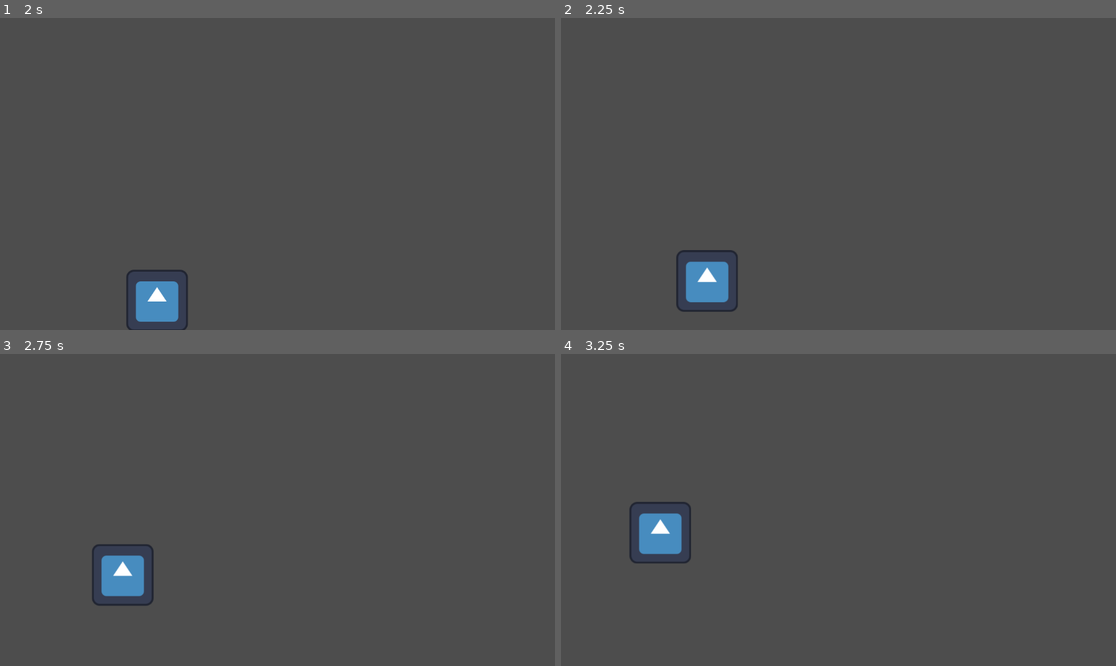
Above: before the commit, frames 1-4 (two rows, left to right).
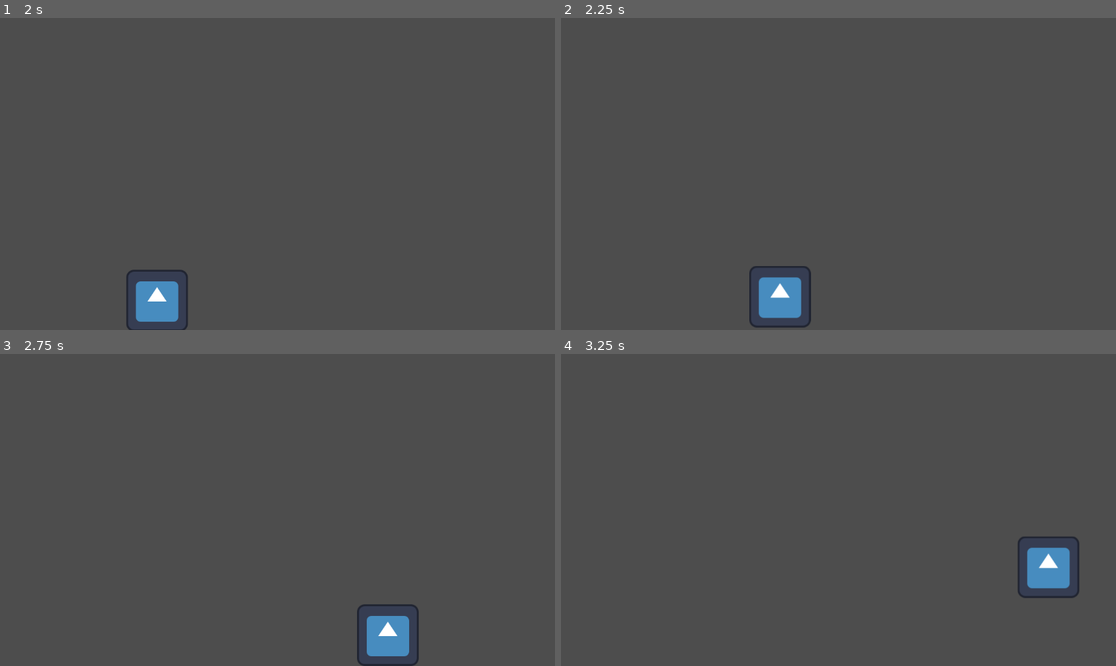
Above: after the commit, the same moments.

Repository: tj-santana/dj_prototype
Game: Godot game, scene res://assets/fight/fight.tscn
Same seed, same stepped clock (60 frames per second), same inputs: the game is played once before the commit and once after it. This scene is started directly instead of the project's main scene. The engine's default icon, where the game draws it, is replaced by a stand-in: a white triangle on a blue panel in a dark square.
Inputs (mouse positions are in pixels of both pictures, inside the frame that each line leads up to):
- Up to frame 1 (2 s): move the mouse to (399, 158) at 0.52 s; hold Right (move_right) from 0.53 s (still down); click (399, 158) at 0.6 s; tap Space (jump) at 0.77, 1.52 s; move the mouse to (166, 189) at 1.27 s; click (166, 189) at 1.35 s
- Up to frame 2 (2.25 s): tap Enter at 2 s; move the mouse to (894, 105) at 2.02 s; release Right (move_right) at 2.03 s; hold Left (move_left) from 2.03 s (still down); click (894, 105) at 2.1 s
- Up to frame 3 (2.75 s): keep holding Left (move_left)
- Up to frame 4 (3.25 s): move the mouse to (810, 572) at 2.77 s; release Left (move_left) at 2.78 s; hold Right (move_right) from 2.78 s (still down); click (810, 572) at 2.85 s; tap Space (jump) at 3.02 s

Frame 1 is identical in both runs. In frame 2, 2.6% of the frame differs, in the area x 20-46%, y 74-100%; in frame 3, 2.5%; in frame 4, 2.6%.
Error before the commit: Invalid call. Nonexistent function 'set_invincible' in base 'Area2D (HurtboxComponent)'. (res://src/boss_state_attack.gd:20)
Error after the commit: Invalid access to property or key 'on_player_health_changed' on a base object of type 'Node (signal_bus.gd)'. (res://src/player.gd:46)

Commit message:
feat: player light attack

Diff:
--- a/assets/player/player.tscn
+++ b/assets/player/player.tscn
@@ -1,31 +1,97 @@
-[gd_scene load_steps=11 format=3 uid="uid://bx1imjkaglqrh"]
+[gd_scene load_steps=19 format=3 uid="uid://bx1imjkaglqrh"]
 
 [ext_resource type="Script" uid="uid://cd55x145elyua" path="res://src/player.gd" id="1_d5dr7"]
 [ext_resource type="Script" uid="uid://b4fxwm2xv38nw" path="res://src/state_machine.gd" id="1_v2miy"]
+[ext_resource type="Script" uid="uid://epblsx3i6y5v" path="res://src/hitbox_component.gd" id="2_op4fd"]
 [ext_resource type="Script" uid="uid://ci58kgd08du0r" path="res://src/player_state_idle.gd" id="2_ouxva"]
 [ext_resource type="Texture2D" uid="uid://4q335xxs2p" path="res://assets/icon.svg" id="2_toylo"]
 [ext_resource type="Script" uid="uid://uj21po675lwv" path="res://src/player_state_walk.gd" id="3_d5dr7"]
 [ext_resource type="Script" uid="uid://bvvgkev5qvyjv" path="res://src/hurtbox_component.gd" id="3_kwvpd"]
+[ext_resource type="Script" uid="uid://dof5pd4m1eyvl" path="res://src/attack.gd" id="3_m2mll"]
 [ext_resource type="Script" uid="uid://ce16e6y477g65" path="res://src/health_component.gd" id="4_op4fd"]
 [ext_resource type="Script" uid="uid://cqur7mymd1m58" path="res://src/player_state_jump.gd" id="6_toylo"]
 
 [sub_resource type="RectangleShape2D" id="RectangleShape2D_kwvpd"]
 size = Vector2(122, 122)
 
+[sub_resource type="Resource" id="Resource_m2mll"]
+script = ExtResource("3_m2mll")
+metadata/_custom_type_script = "uid://dof5pd4m1eyvl"
+
+[sub_resource type="RectangleShape2D" id="RectangleShape2D_op4fd"]
+size = Vector2(87, 20)
+
 [sub_resource type="RectangleShape2D" id="RectangleShape2D_m2mll"]
 size = Vector2(130, 130)
 
+[sub_resource type="Animation" id="Animation_vlpqo"]
+length = 0.001
+tracks/0/type = "value"
+tracks/0/imported = false
+tracks/0/enabled = true
+tracks/0/path = NodePath("HitboxComponent:monitorable")
+tracks/0/interp = 1
+tracks/0/loop_wrap = true
+tracks/0/keys = {
+"times": PackedFloat32Array(0),
+"transitions": PackedFloat32Array(1),
+"update": 1,
+"values": [false]
+}
+
+[sub_resource type="Animation" id="Animation_m2mll"]
+resource_name = "heavy_attack"
+step = 0.0333333
+
+[sub_resource type="Animation" id="Animation_hai6l"]
+resource_name = "light_attack"
+length = 0.1
+step = 0.0333333
+tracks/0/type = "value"
+tracks/0/imported = false
+tracks/0/enabled = true
+tracks/0/path = NodePath("HitboxComponent:monitorable")
+tracks/0/interp = 1
+tracks/0/loop_wrap = true
+tracks/0/keys = {
+"times": PackedFloat32Array(0, 0.1),
+"transitions": PackedFloat32Array(1, 1),
+"update": 1,
+"values": [true, false]
+}
+
+[sub_resource type="AnimationLibrary" id="AnimationLibrary_hai6l"]
+_data = {
+&"RESET": SubResource("Animation_vlpqo"),
+&"heavy_attack": SubResource("Animation_m2mll"),
+&"light_attack": SubResource("Animation_hai6l")
+}
+
 [node name="Player" type="CharacterBody2D"]
-collision_mask = 6
+collision_mask = 4
 script = ExtResource("1_d5dr7")
 
 [node name="CollisionShape2D" type="CollisionShape2D" parent="."]
 shape = SubResource("RectangleShape2D_kwvpd")
 
+[node name="HitboxComponent" type="Area2D" parent="."]
+unique_name_in_owner = true
+collision_mask = 0
+input_pickable = false
+monitorable = false
+script = ExtResource("2_op4fd")
+attack = SubResource("Resource_m2mll")
+
+[node name="CollisionShape2D" type="CollisionShape2D" parent="HitboxComponent"]
+position = Vector2(109.5, 0)
+shape = SubResource("RectangleShape2D_op4fd")
+
 [node name="HurtboxComponent" type="Area2D" parent="." node_paths=PackedStringArray("health_component")]
 unique_name_in_owner = true
+collision_layer = 0
 collision_mask = 2
 input_pickable = false
+monitorable = false
 script = ExtResource("3_kwvpd")
 health_component = NodePath("../HealthComponent")
 invincibility_enabled = true
@@ -41,6 +107,7 @@
 [node name="HealthComponent" type="Node" parent="."]
 unique_name_in_owner = true
 script = ExtResource("4_op4fd")
+max_health = 6
 
 [node name="StateMachine" type="Node" parent="." node_paths=PackedStringArray("initial_state")]
 script = ExtResource("1_v2miy")
@@ -58,3 +125,9 @@
 [node name="Jump" type="Node" parent="StateMachine"]
 script = ExtResource("6_toylo")
 metadata/_custom_type_script = "uid://cvj1x685kgkuo"
+
+[node name="AnimationPlayer" type="AnimationPlayer" parent="."]
+unique_name_in_owner = true
+libraries = {
+&"": SubResource("AnimationLibrary_hai6l")
+}
--- a/project.godot
+++ b/project.godot
@@ -41,6 +41,11 @@
 "events": [Object(InputEventKey,"resource_local_to_scene":false,"resource_name":"","device":-1,"window_id":0,"alt_press …(191 unchanged characters)…
 ]
 }
+attack={
+"deadzone": 0.2,
+"events": [Object(InputEventMouseButton,"resource_local_to_scene":false,"resource_name":"","device":-1,"window_id":0,"alt_pressed":false,"shift_pressed":false,"ctrl_pressed":false,"meta_pressed":false,"button_mask":0,"position":Vector2(0, 0),"global_position":Vector2(0, 0),"factor":1.0,"button_index":1,"canceled":false,"pressed":false,"double_click":false,"script":null)
+]
+}
 
 [layer_names]
 
--- a/src/hurtbox_component.gd
+++ b/src/hurtbox_component.gd
@@ -13,8 +13,20 @@
 signal invincibility_started
 signal invincibility_ended
 
+# Public Functions
+func set_invincible(value: bool) -> void:
+	_invincible = value
+
+func is_invincible() -> bool:
+	return _invincible
+
+# Private Functions
+func _ready() -> void:
+	if not invincibility_enabled:
+		area_entered.connect(_on_area_entered)
+
 func _physics_process(_delta: float) -> void:
-	if _invincible:
+	if _invincible or not invincibility_enabled:
 		return
 
 	for area in get_overlapping_areas():
@@ -26,6 +38,17 @@
 				if invincibility_enabled:
 					_start_invincibility()
 				return # avoid multiple hits in one frame
+			else:
+				push_warning("HurtboxComponent: Overlapping HitboxComponent has no attack assigned.")
+
+func _on_area_entered(area: Area2D) -> void:
+	if _invincible:
+		return
+
+	if area is HitboxComponent:
+		var hitbox: HitboxComponent = area
+		if hitbox.attack and health_component:
+			hitbox.attack.perform_attack(owner, hitbox.owner)
 
 func _start_invincibility() -> void:
 	if invincibility_enabled:
--- a/src/player.gd
+++ b/src/player.gd
@@ -5,6 +5,10 @@
 @onready var _visuals: Sprite2D = %Visuals
 @onready var _health_component: HealthComponent = %HealthComponent
 @onready var _hurtbox_component: HurtboxComponent = %HurtboxComponent
+@onready var _hitbox_component: HitboxComponent = %HitboxComponent
+@onready var _animation_player: AnimationPlayer = %AnimationPlayer
+
+var _facing_right: bool = true
 
 # Debug dictionary
 var debug: Dictionary = {
@@ -30,11 +34,20 @@
 	debug["velocity"] = velocity
 	queue_redraw()
 
+func _flip_facing(facing_right: bool) -> void:
+	# Flip the sprite
+	_visuals.scale.x = 1 if facing_right else -1
+
+	# Flip the hitbox horizontally relative to the player
+	_hitbox_component.scale.x = 1 if facing_right else -1
+
 func _on_health_changed(current_health: int) -> void:
 	print("Player Health Updated: %d" % current_health)
+	SignalBus.on_player_health_changed.emit(current_health)
 
 func _on_died() -> void:
 	print("Player has died!")
+	SignalBus.on_player_died.emit()
 
 func _on_invincibility_started() -> void:
 	var tween = create_tween().set_loops()
@@ -63,5 +76,20 @@
 	else:
 		velocity.x = move_toward(velocity.x, 0.0, deceleration * delta)
 
+	# Update facing direction
+	if input_dir > 0:
+		_facing_right = true
+	elif input_dir < 0:
+		_facing_right = false
+
+	# Flip visuals and hitbox
+	_flip_facing(_facing_right)
+
+	# Attack
+	# Handle attack input
+	if Input.is_action_just_pressed("attack"):
+		print("Player: Attack input detected.")
+		_animation_player.play("light_attack")
+
 func update_velocity() -> void:
 	move_and_slide()
